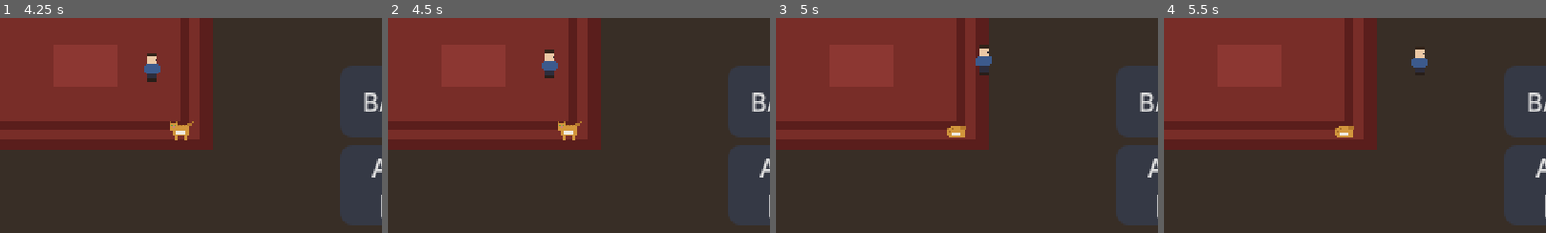
Above: before the commit, frames 1-4 (left to right).
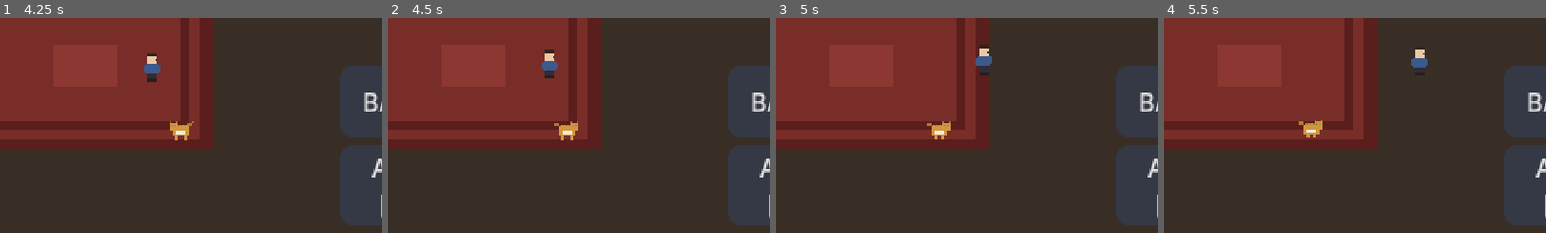
Above: after the commit, the same moments.

Repository: jbeley/dfir-godot
Game: Godot game, scene res://src/scenes/main_menu/main_menu.tscn
The game is run twice, just before and just after one commit, with the same random seed, the same clock (stepped at 60 frames per second) and the same inputs. Sound files missing from this copy of the repository are replaced by a short silence.
Inputs (mouse positions are % of the whole screen's width and height, from its top left):
- Up to frame 1 (4.25 s): click "BACK" at 0.5 s; click "BACK" at 1.25 s; click "ACT [E]" at 2 s; click "MENU" at 2.75 s; move the mouse to (72, 45) at 3.52 s; hold D (move_right) from 3.53 s (still down); hold E (interact) from 3.53 s (still down); click (72, 45) at 3.67 s
- Up to frame 2 (4.5 s): release D (move_right) at 4.25 s; release E (interact) at 4.25 s; drag from (30, 55) to (62, 74) at 4.27 s
- Up to frame 3 (5 s): no input
- Up to frame 4 (5.5 s): move the mouse to (60, 28) at 5.02 s; hold D (move_right) from 5.03 s (still down); hold E (interact) from 5.03 s (still down)
The pictures show only the part of the screen within x 39-89%, y 48-98%; the shares and areas given below are measured in that part.

Frame 1 is identical in both runs. In frame 2, 0.2% of the frame differs, in the area x 43-51%, y 48-57%; in frame 3, 0.5%; in frame 4, 0.6%, in the area x 35-50%, y 47-56%.

Commit message:
fix: scene transition for web - use change_scene_to_file
Root cause: GameManager.change_scene used manual free+instantiate
which broke scene transitions on web/mobile. Now uses Godot's
built-in get_tree().change_scene_to_file() which handles the
transition safely across all platforms.

Also fixes:
- Main menu: disable New Game button to prevent double-click
- Main menu: change state before scene transition
- CampaignManager: avoid direct CaseData type reference (autoload
  loading order issue on web)

https://claude.ai/code/session_012KjAGV9HwsNLnUB9PY2fQ5

Diff:
--- a/src/autoloads/game_manager.gd
+++ b/src/autoloads/game_manager.gd
@@ -4,16 +4,10 @@
 enum GameState { MENU, PLAYING, PAUSED }
 
 var current_state: GameState = GameState.MENU
-var current_scene: Node = null
 
 signal state_changed(new_state: GameState)
 signal scene_transition_started
 signal scene_transition_finished
-
-
-func _ready() -> void:
-	var root := get_tree().root
-	current_scene = root.get_child(root.get_child_count() - 1)
 
 
 func change_state(new_state: GameState) -> void:
@@ -25,22 +19,13 @@
 
 func change_scene(scene_path: String) -> void:
 	scene_transition_started.emit()
-	# Deferred to avoid issues during physics/input processing
-	call_deferred("_deferred_change_scene", scene_path)
-
-
-func _deferred_change_scene(scene_path: String) -> void:
-	if current_scene:
-		current_scene.free()
-
-	var new_scene := ResourceLoader.load(scene_path) as PackedScene
-	if new_scene == null:
-		push_error("Failed to load scene: %s" % scene_path)
+	# Use Godot's built-in scene changer - handles freeing old scene safely
+	var err := get_tree().change_scene_to_file(scene_path)
+	if err != OK:
+		push_error("Failed to change scene to: %s (error %d)" % [scene_path, err])
 		return
-
-	current_scene = new_scene.instantiate()
-	get_tree().root.add_child(current_scene)
-	get_tree().current_scene = current_scene
+	# Wait for the scene to be ready
+	await get_tree().tree_changed
 	scene_transition_finished.emit()
 
 
--- a/src/scenes/main_menu/main_menu.gd
+++ b/src/scenes/main_menu/main_menu.gd
@@ -27,19 +27,22 @@
 
 
 func _on_new_game() -> void:
+	# Disable buttons to prevent double-click
+	new_game_btn.disabled = true
+
 	# Load the tutorial case
 	var tutorial_case := SampleCaseLoader.create_tutorial_case()
 	tutorial_case.activate()
 	CaseManager.add_case(tutorial_case)
 
-	GameManager.change_scene("res://src/scenes/office/office.tscn")
 	GameManager.change_state(GameManager.GameState.PLAYING)
+	get_tree().change_scene_to_file("res://src/scenes/office/office.tscn")
 
 
 func _on_continue() -> void:
 	if GameManager.load_game():
-		GameManager.change_scene("res://src/scenes/office/office.tscn")
 		GameManager.change_state(GameManager.GameState.PLAYING)
+		get_tree().change_scene_to_file("res://src/scenes/office/office.tscn")
 
 
 func _on_settings() -> void:
--- a/src/systems/campaign/campaign_manager.gd
+++ b/src/systems/campaign/campaign_manager.gd
@@ -151,8 +151,8 @@
 	total_cases_completed += 1
 
 	# Check for arc progression
-	if case_data is CaseData and case_data.story_arc_id != "":
-		var arc_id: String = case_data.story_arc_id
+	if case_data.has_method("get") and case_data.get("story_arc_id") != null and str(case_data.get("story_arc_id")) != "":
+		var arc_id: String = str(case_data.get("story_arc_id"))
 		if not completed_arcs.has(arc_id):
 			completed_arcs[arc_id] = []
 		completed_arcs[arc_id].append(total_cases_completed)
